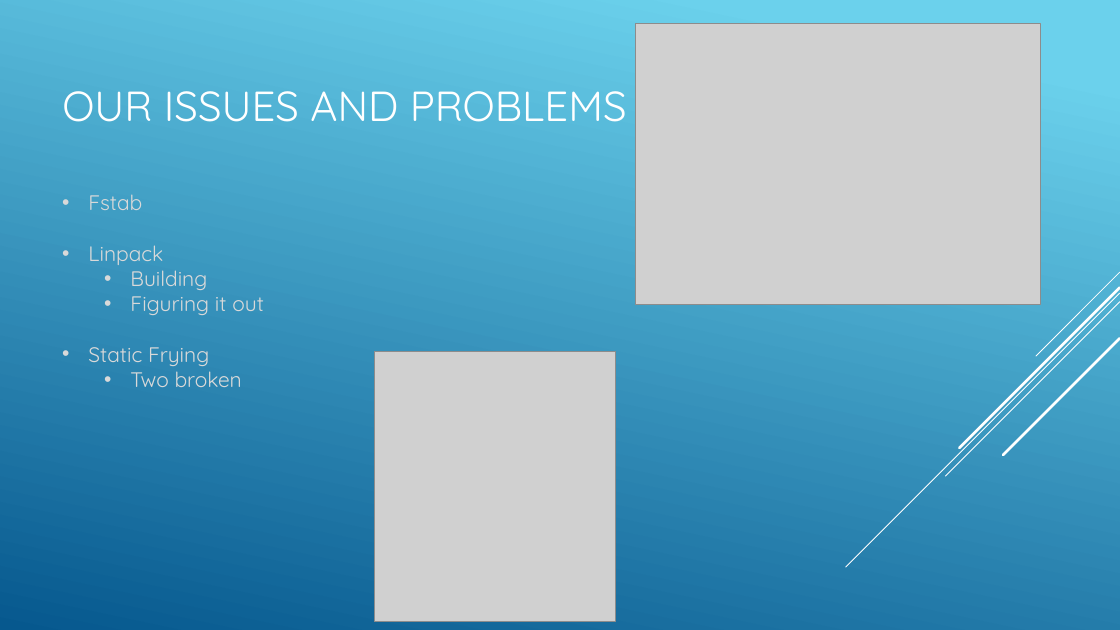
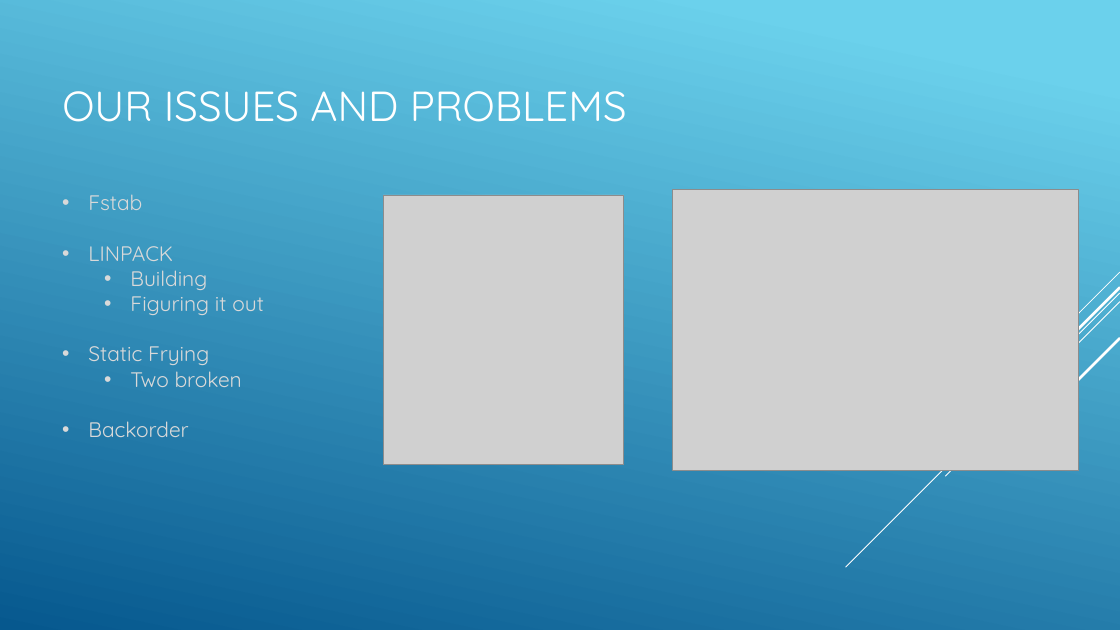
Before and after one commit to SDSMT-CSC464-F15/arm, a slide deck: slide 8 of Documents/ClientPresent2.pptx. Drawn at 1120x630 pixels with LibreOffice and Linux fonts; fonts in the diff are those of the drawing; grey boxes stand for pictures. Boxes give left, top, right and bottom in pixels: in the first picture for what was removed or moved away, otherwise in the second. Text is boxed around its words. In the diff, an @@ line names an element or a change of style, - is before the commit and + after.

```diff
--- a/Documents/ClientPresent2.pptx
+++ b/Documents/ClientPresent2.pptx
@@ picture: place and size @@
-picture at box(375, 352, 616, 622)
+picture at box(383, 195, 624, 465)
@@ picture: place and size @@
-picture at box(635, 24, 1041, 305)
+picture at box(673, 189, 1079, 471)
@@ text at box(88, 246, 173, 261): text changed @@
-• Linpack
+• LINPACK
@@ text at box(88, 421, 188, 437): paragraph added @@
+• Backorder
```
Also in this commit, not shown: 4 other slides changed.
